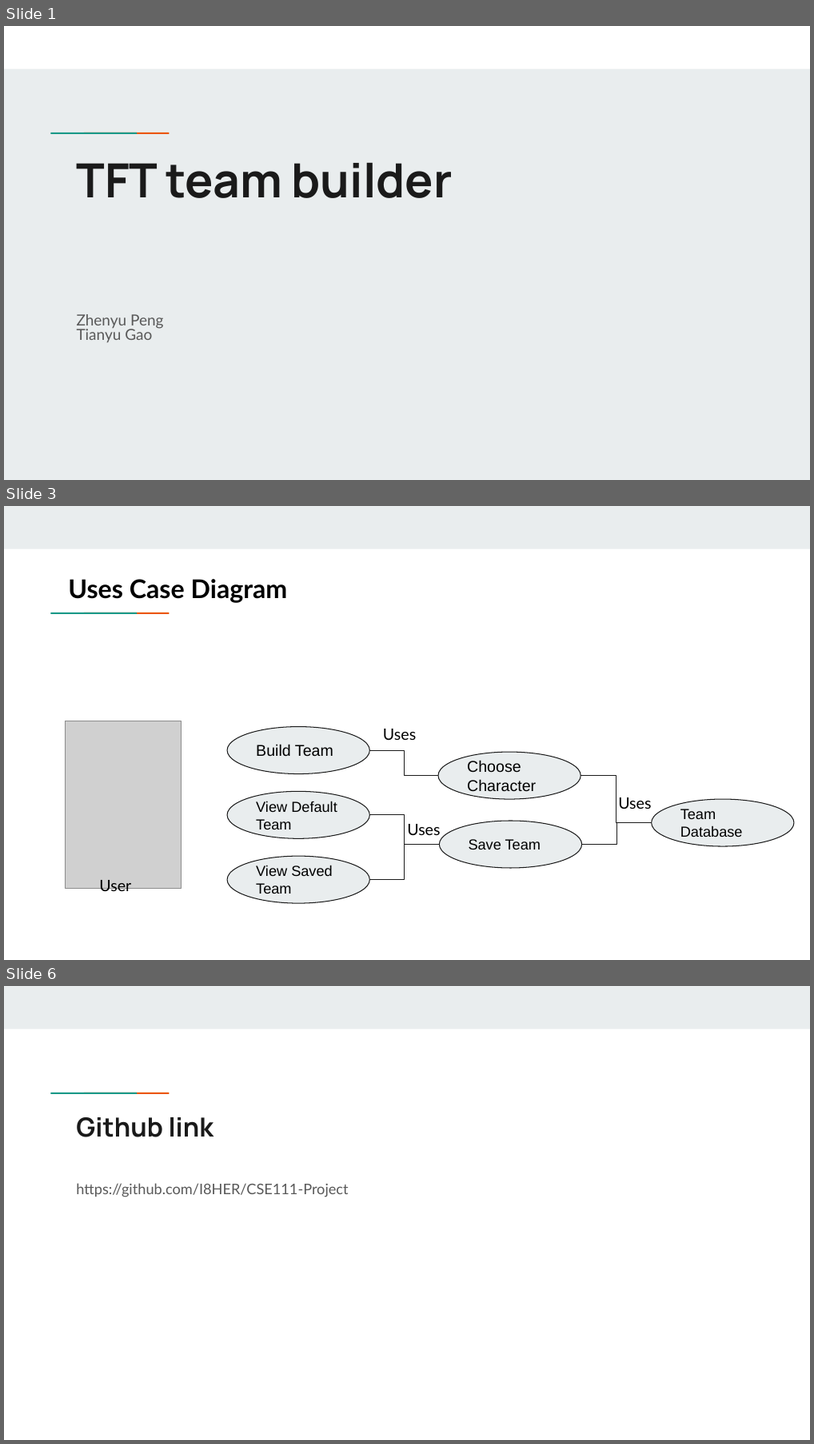
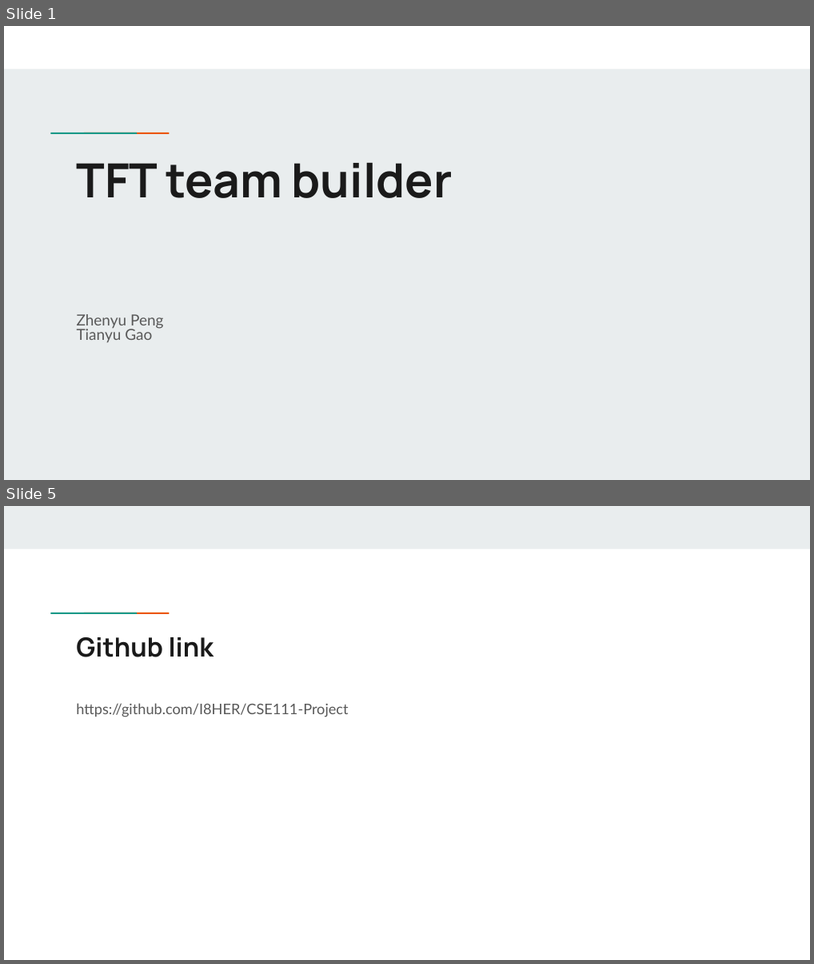
Before and after one commit to I8HER/CSE111-Project, a slide deck: cse111project1.pptx. Shown one above the other, each under a label of ours: slides 1, 3 and 6 before the commit, slides 1 and 5 after it; the slides between them are not shown. The pictures are 814x1444 and 814x964 pixels, drawn with LibreOffice and Linux fonts; fonts in the diff are those of the drawing; grey boxes stand for pictures. Boxes give left, top, right and bottom in pixels: in the first picture for what was removed or moved away, otherwise in the second. Text is boxed around its words. In the diff, an @@ line names an element or a change of style, - is before the commit and + after.

```diff
--- a/cse111project1.pptx
+++ b/cse111project1.pptx
@@ slide 3 removed at [4,506,810,960], background #FFFFFF; not listed: 3 template elements that a slide beside it also shows @@
@@ text removed at [68,579,288,603] @@
-Uses Case Diagram
@@ picture removed at [66,721,181,888] @@
@@ ellipse removed at [227,726,370,774] @@
-Build Team
@@ text removed at [383,728,416,740] @@
-Uses
@@ elbow line removed from (370, 750) to (438, 776) @@
@@ ellipse removed at [438,752,582,800] @@
-Choose Character
@@ ellipse removed at [227,792,370,839] @@
-View Default Team
@@ elbow line removed from (582, 776) to (651, 822) @@
@@ elbow line removed from (370, 815) to (439, 844) @@
@@ text removed at [618,797,651,808] @@
-Uses
@@ ellipse removed at [651,799,794,846] @@
-Team Database
@@ text removed at [407,824,440,835] @@
-Uses
@@ ellipse removed at [439,820,582,868] @@
-Save Team
@@ elbow line removed from (582, 844) to (651, 822) @@
@@ ellipse removed at [227,856,370,904] @@
-View Saved
-Team
@@ elbow line removed from (370, 880) to (439, 844) @@
@@ text removed at [99,880,131,895] @@
-User
@@ what was slide 6 is now slide 5 @@
```
Also in this commit, not shown: 1 slide changed, 3 slides added, 2 other slides removed.
